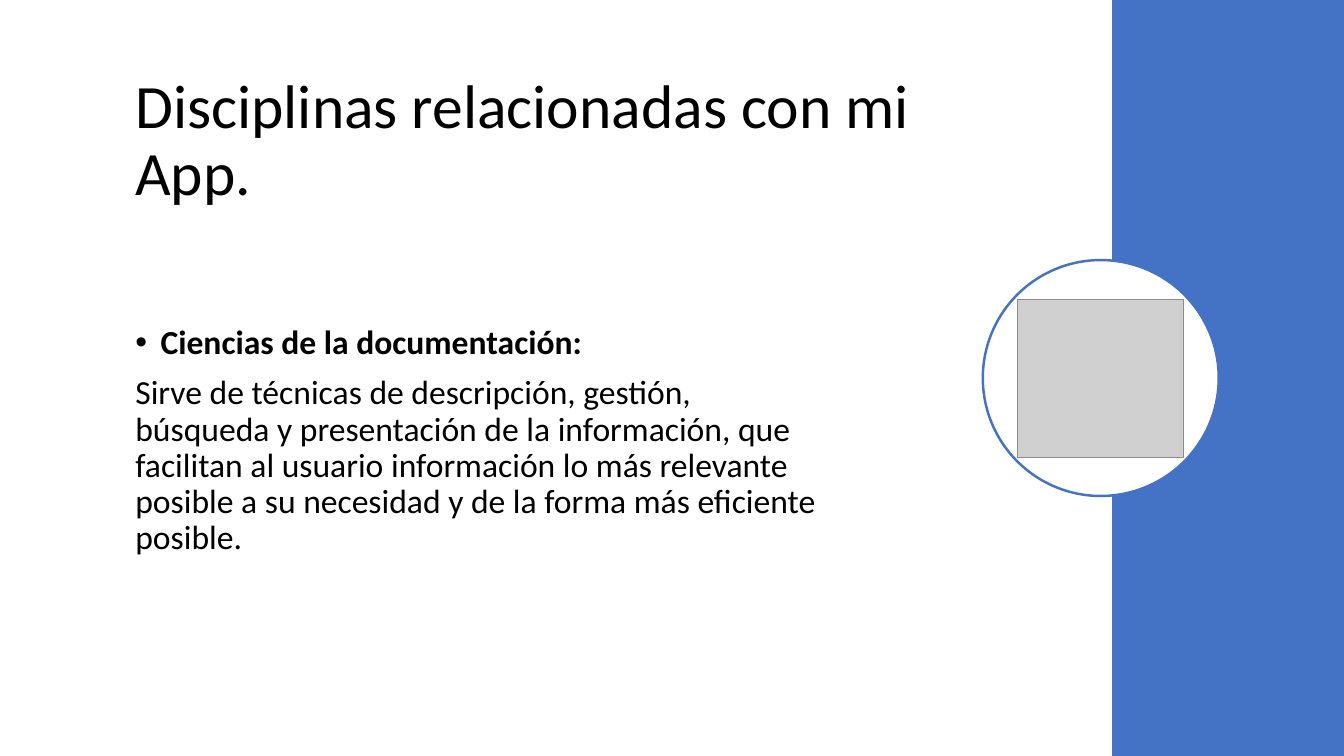
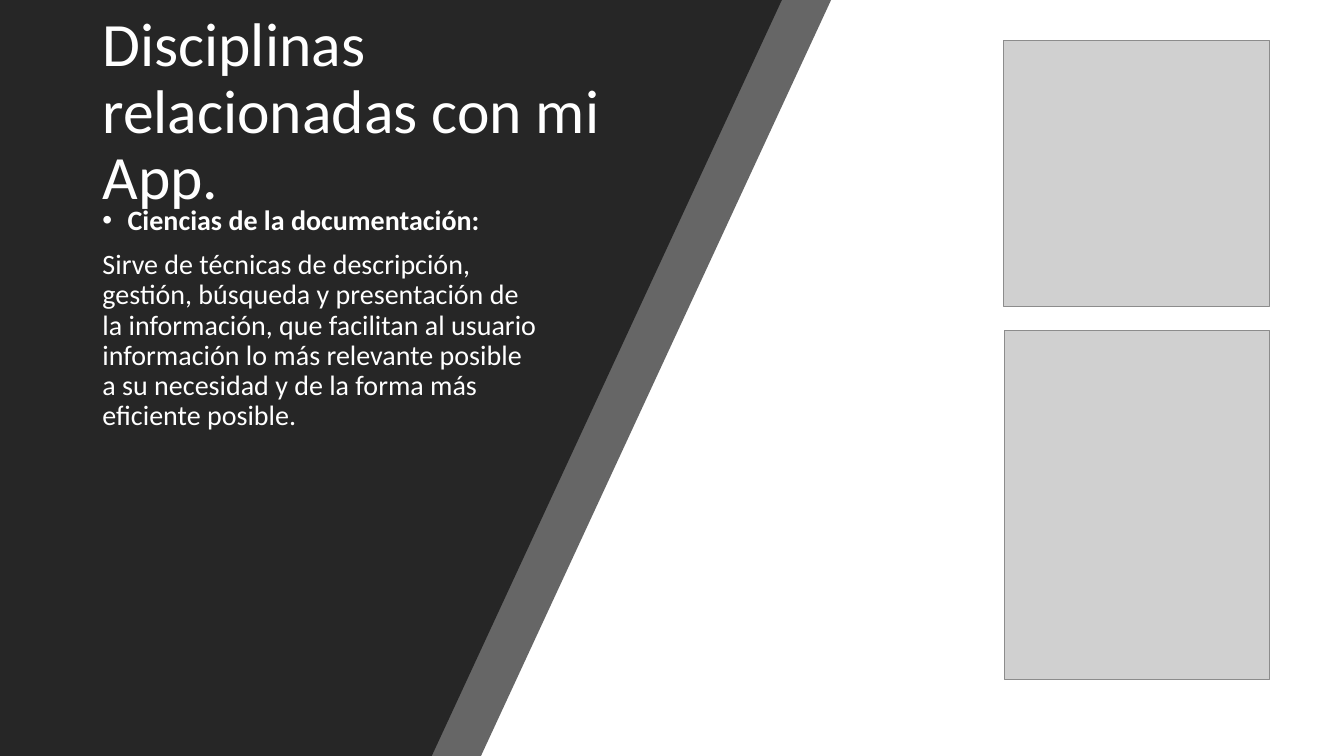
Before and after one commit to Jloen1999/tramitesPlanificaciones, a slide deck: slide 7 of estudios/UEX/Curso2/Asignaturas/IPO/Ejercicios/JoseLuisObiangEN_Ejercicio1-B.pptx. Drawn at 1344x756 pixels with LibreOffice and Linux fonts; fonts in the diff are those of the drawing; grey boxes stand for pictures. Boxes give left, top, right and bottom in pixels: in the first picture for what was removed or moved away, otherwise in the second. Text is boxed around its words. In the diff, an @@ line names an element or a change of style, - is before the commit and + after.

```diff
--- a/estudios/UEX/Curso2/Asignaturas/IPO/Ejercicios/JoseLuisObiangEN_Ejercicio1-B.pptx
+++ b/estudios/UEX/Curso2/Asignaturas/IPO/Ejercicios/JoseLuisObiangEN_Ejercicio1-B.pptx
@@ background #FFFFFF to #000000 @@
@@ rectangle added at box(0, 0, 1344, 756), fill #FFFFFF @@
@@ freeform shape added at box(0, 0, 832, 756), fill #262626 at 70% opacity @@
@@ freeform shape added at box(0, 0, 782, 756), fill #262626 @@
@@ title "Disciplinas relacionadas con mi App.": place and size @@
-title "Disciplinas relacionadas con mi App." at box(135, 85, 908, 205)
+title "Disciplinas relacionadas con mi App." at box(102, 23, 599, 214)
@@ title "Disciplinas relacionadas con mi App." at box(102, 23, 599, 214): text colour #000000 to #FFFFFF @@
@@ rectangle removed at box(1112, 0, 1344, 756) @@
@@ picture added at box(1004, 40, 1270, 307) @@
@@ text "Ciencias de la documentación:": place and size @@
-text "Ciencias de la documentación:" at box(135, 330, 816, 555)
+text "Ciencias de la documentación:" at box(102, 207, 536, 430)
@@ text "Ciencias de la documentación:" at box(102, 207, 536, 430): size 24 to 20 pt, text colour #000000 to #FFFFFF; vertical alignment middle to top @@
@@ ellipse removed at box(983, 260, 1219, 496) @@
@@ picture: place and size @@
-picture at box(1018, 299, 1185, 458)
+picture at box(1004, 330, 1270, 680)
```
Also in this commit, not shown: 6 other slides changed, 1 other file.
